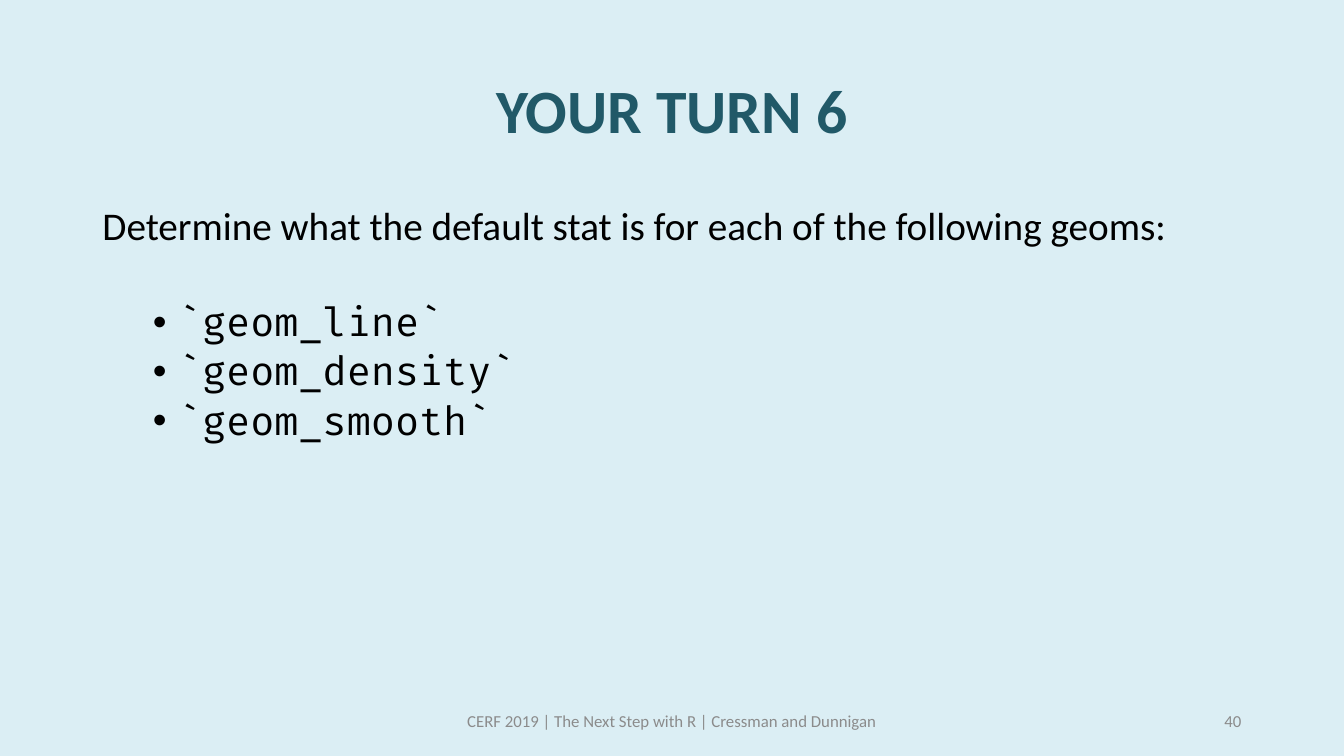
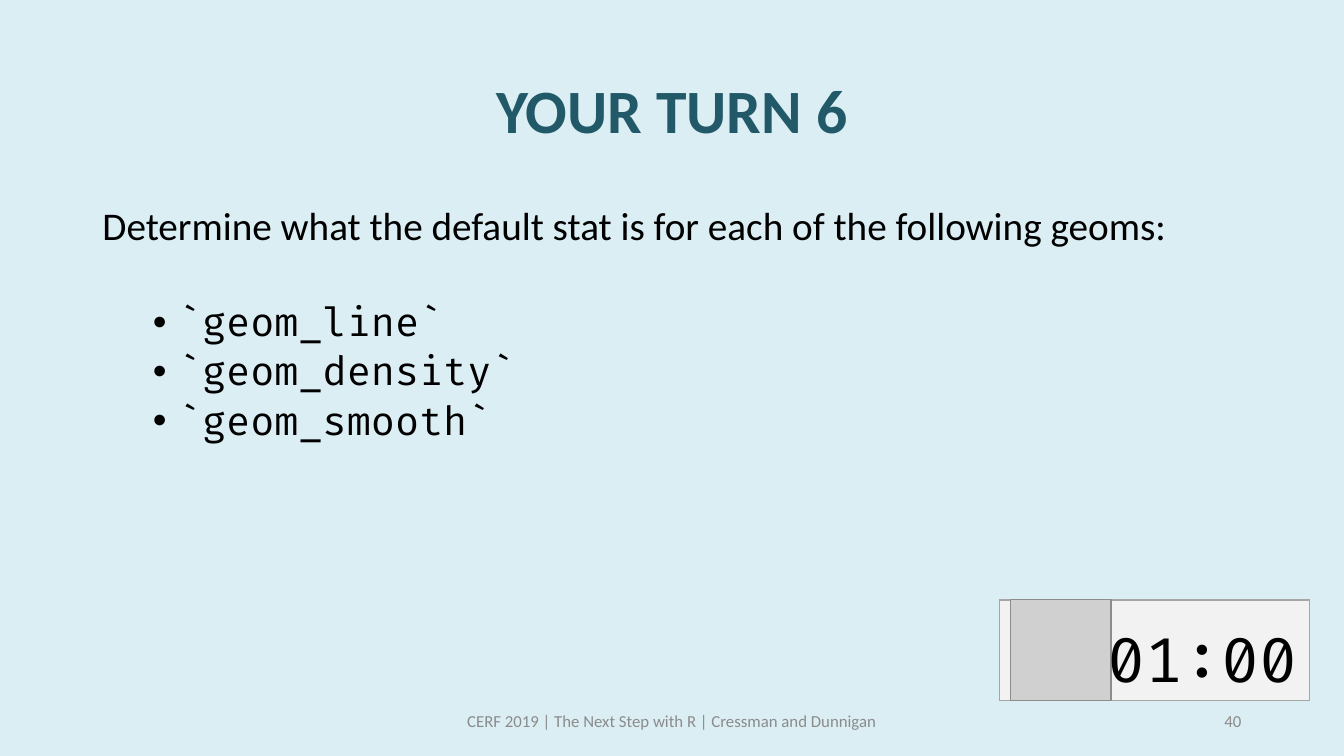
Before and after one commit to swmpkim/2019_CERF, a slide deck: slide 40 of slides/01_Visualize.pptx. Drawn at 1344x756 pixels with LibreOffice and Linux fonts; fonts in the diff are those of the drawing; grey boxes stand for pictures. Boxes give left, top, right and bottom in pixels: in the first picture for what was removed or moved away, otherwise in the second. Text is boxed around its words. In the diff, an @@ line names an element or a change of style, - is before the commit and + after.

```diff
--- a/slides/01_Visualize.pptx
+++ b/slides/01_Visualize.pptx
@@ rectangle added at box(999, 600, 1310, 701), fill #F2F2F2, outline #A6A6A6 1 pt @@
@@ picture added at box(1010, 600, 1111, 701) @@
@@ text added at box(1108, 633, 1297, 700), 44 pt, text #000000 @@
+01:00
```
Also in this commit, not shown: 17 other slides changed, 1 slide added, 1 other file.
